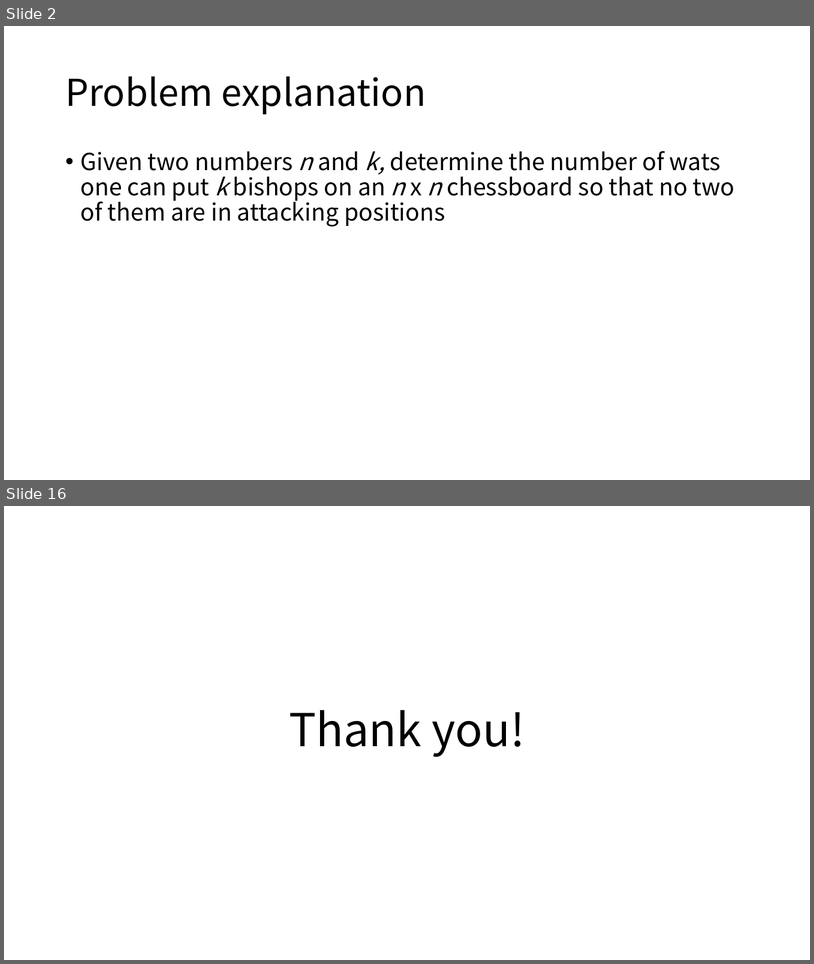
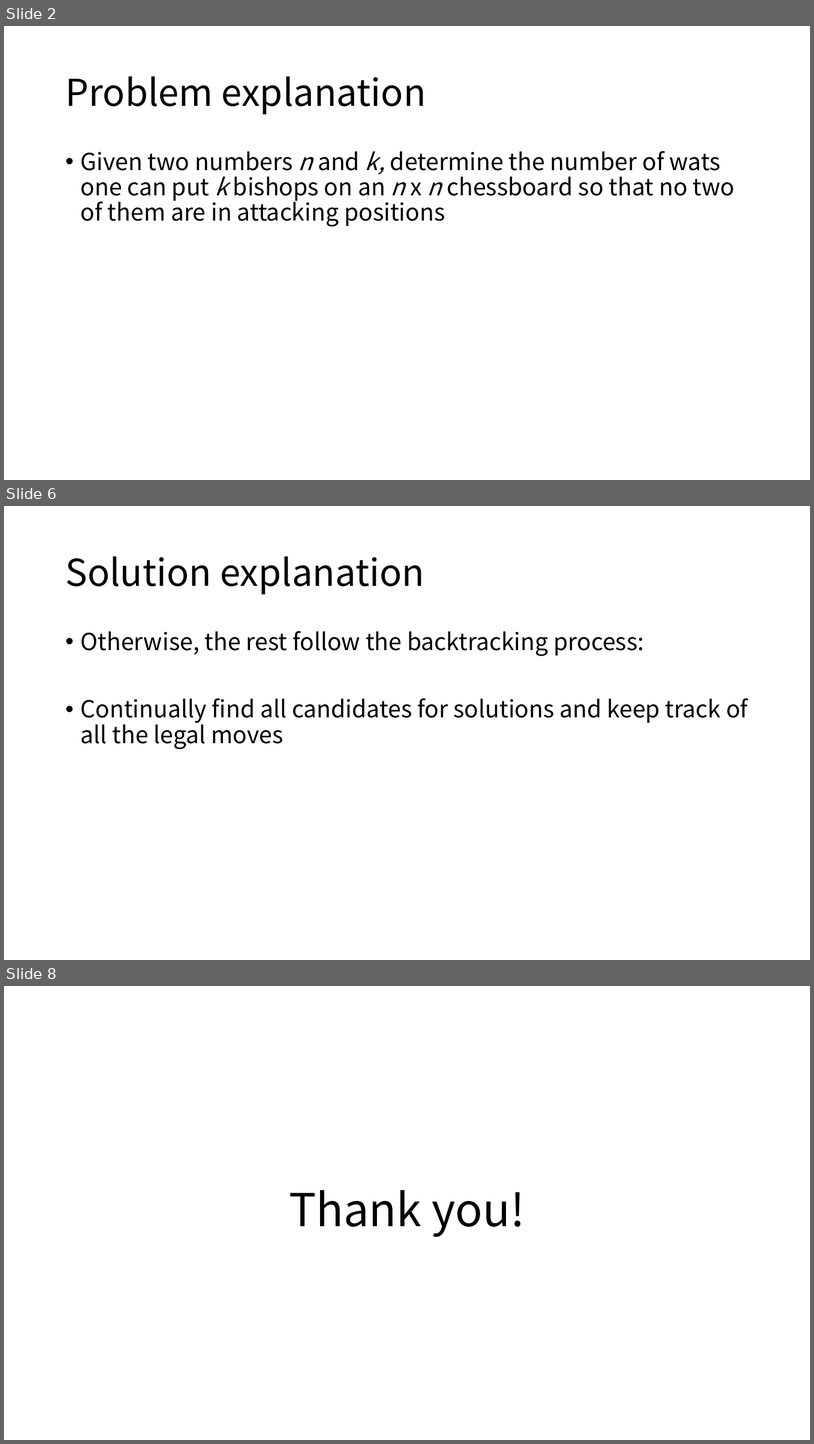
Before and after one commit to gdlee412/Problem-Solving-Techniques, a slide deck: 자료/Report template/Report for exercise or homework.pptx. Shown one above the other, each under a label of ours: slides 2 and 16 before the commit, slides 2, 6 and 8 after it; the slides between them are not shown. The pictures are 814x964 and 814x1444 pixels, drawn with LibreOffice and Linux fonts; fonts in the diff are those of the drawing. Boxes give left, top, right and bottom in pixels: in the first picture for what was removed or moved away, otherwise in the second. Text is boxed around its words. In the diff, an @@ line names an element or a change of style, - is before the commit and + after.

```diff
--- a/자료/Report template/Report for exercise or homework.pptx
+++ b/자료/Report template/Report for exercise or homework.pptx
@@ slide 6 added at bbox=[4, 506, 810, 960], background #FFFFFF @@
@@ title added at bbox=[65, 556, 425, 594], 44 pt, text #000000 @@
+Solution explanation
@@ text added at bbox=[81, 631, 748, 749], 28 pt, text #000000 @@
+• Otherwise, the rest follow the backtracking process:
+• Continually find all candidates for solutions and keep track of all the legal moves
@@ what was slide 16 is now slide 8 @@
```
Also in this commit, not shown: 1 slide changed, 3 other slides added, 12 slides removed, 1 other file.
